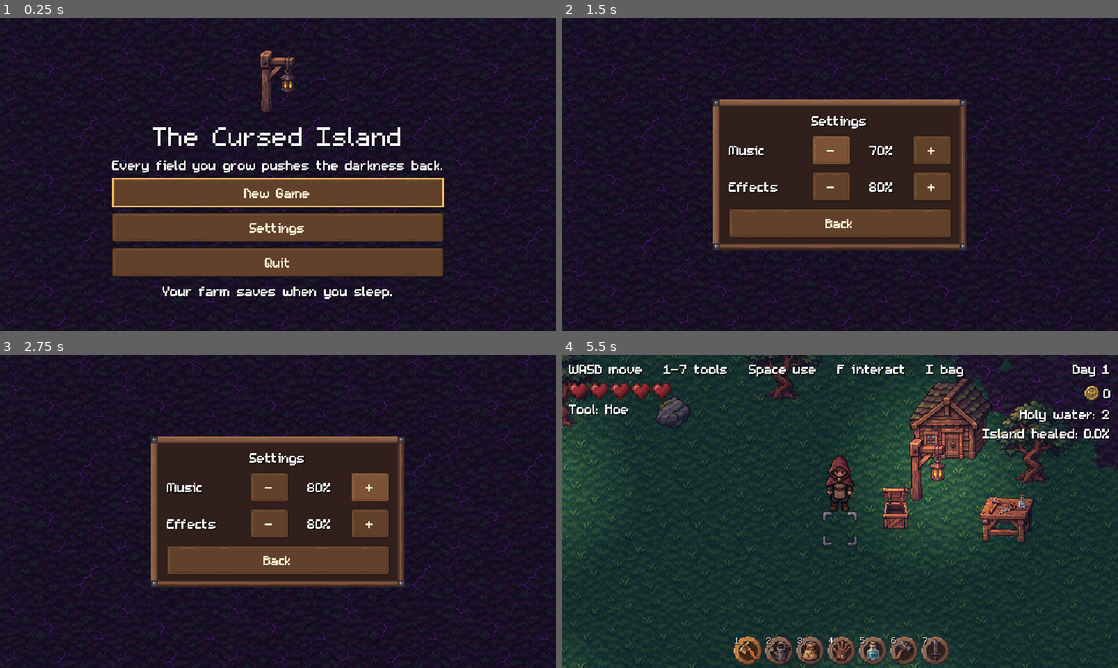
Above: before the commit, frames 1-4 (two rows, left to right).
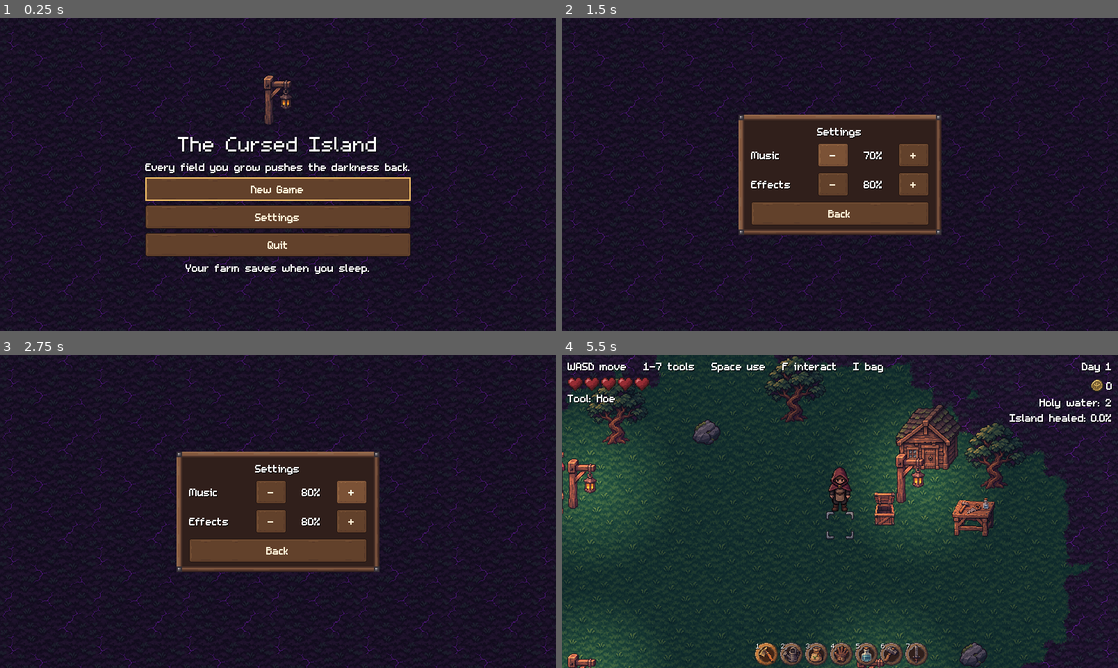
Above: after the commit, the same moments.

Repository: sudo0x/GameDevelopments
Game: Godot game, scene res://scenes/ui/title_screen.tscn
Two runs of this game, one before a commit and one after it. Both use one fixed random seed, a clock stepped at 60 frames per second and the inputs below.
Inputs:
- Up to frame 1 (0.25 s): no input
- Up to frame 2 (1.5 s): click "Settings" at 0.5 s; click "-" at 1.25 s
- Up to frame 3 (2.75 s): click "+" at 2 s
- Up to frame 4 (5.5 s): click "-" at 2.75 s; click "+" at 3.5 s; click "Back" at 4.25 s; click "New Game" at 5 s

The runs differ from the first frame. In frame 1, 18% of the frame differs, in the area x 0-100%, y 0-100%; in frame 2, 14%; in frame 3, 14%; in frame 4, 31%.

Commit message:
Fix phone findings 14, 15 and 17: full screen, joystick, menus
Fill any screen at a whole-number scale with a ScreenFit autoload, so
wide phones show more of the world instead of black bars. HUD and touch
controls now follow their screen edges.

The joystick starts where the thumb lands, and right-hand buttons move
in on wide screens. Menus stay centered unless they would cover Act.

Add the Android export preset and ETC2/ASTC textures, and ignore .idea.

Co-Authored-By: Claude Opus 5.5 <noreply@anthropic.com>

Diff:
--- a/project.godot
+++ b/project.godot
@@ -18,6 +18,7 @@
 
 GameState="*res://scripts/autoload/game_state.gd"
 Audio="*res://scripts/autoload/audio.gd"
+ScreenFit="*res://scripts/autoload/screen_fit.gd"
 
 [display]
 
@@ -129,5 +130,6 @@
 textures/canvas_textures/default_texture_filter=0
 renderer/rendering_method="gl_compatibility"
 renderer/rendering_method.mobile="gl_compatibility"
+textures/vram_compression/import_etc2_astc=true
+environment/defaults/default_clear_color=Color(0.07, 0.06, 0.09, 1)
 2d/snap/snap_2d_transforms_to_pixel=true
-environment/defaults/default_clear_color=Color(0.07, 0.06, 0.09, 1)
--- a/scenes/main/main.tscn
+++ b/scenes/main/main.tscn
@@ -130,17 +130,21 @@
 script = ExtResource("hearts_script")
 
 [node name="DayLabel" type="Label" parent="HUD" unique_id=2113731855]
-offset_left = 472.0
+anchor_left = 1.0
+anchor_right = 1.0
+offset_left = -168.0
 offset_top = 6.0
-offset_right = 632.0
+offset_right = -8.0
 offset_bottom = 30.0
 text = "Day 1"
 horizontal_alignment = 2
 
 [node name="MoneyRow" type="HBoxContainer" parent="HUD" unique_id=1460275318]
-offset_left = 472.0
+anchor_left = 1.0
+anchor_right = 1.0
+offset_left = -168.0
 offset_top = 32.0
-offset_right = 632.0
+offset_right = -8.0
 offset_bottom = 56.0
 alignment = 2
 
@@ -154,9 +158,11 @@
 text = "0"
 
 [node name="StatusLabel" type="Label" parent="HUD" unique_id=1137790264]
-offset_left = 432.0
+anchor_left = 1.0
+anchor_right = 1.0
+offset_left = -208.0
 offset_top = 58.0
-offset_right = 632.0
+offset_right = -8.0
 offset_bottom = 132.0
 horizontal_alignment = 2
 
@@ -168,17 +174,23 @@
 text = "Tool: Hoe"
 
 [node name="CropStatusLabel" type="Label" parent="HUD" unique_id=1450263987]
+anchor_top = 1.0
+anchor_right = 1.0
+anchor_bottom = 1.0
 offset_left = 40.0
-offset_top = 276.0
-offset_right = 600.0
-offset_bottom = 300.0
+offset_top = -84.0
+offset_right = -40.0
+offset_bottom = -60.0
 horizontal_alignment = 1
 
 [node name="NoticeLabel" type="Label" parent="HUD" unique_id=1697204518]
+anchor_top = 1.0
+anchor_right = 1.0
+anchor_bottom = 1.0
 offset_left = 40.0
-offset_top = 300.0
-offset_right = 600.0
-offset_bottom = 324.0
+offset_top = -60.0
+offset_right = -40.0
+offset_bottom = -36.0
 horizontal_alignment = 1
 
 [node name="KeyToolBar" type="Node2D" parent="HUD"]
@@ -191,10 +203,11 @@
 player_path = NodePath("../../World/Player")
 
 [node name="Joystick" type="VirtualJoystick" parent="HUD/TouchControls" unique_id=1782935406]
-offset_left = 2.0
-offset_top = 232.0
-offset_right = 130.0
+offset_top = 180.0
+offset_right = 190.0
 offset_bottom = 360.0
+joystick_mode = 1
+initial_offset_ratio = Vector2(0.505, 0.59)
 joystick_size = 84.0
 tip_size = 36.0
 deadzone_ratio = 0.1
@@ -228,7 +241,7 @@
 script = ExtResource("settings_script")
 
 [node name="Fade" type="ColorRect" parent="HUD" unique_id=1803823177]
-offset_right = 640.0
-offset_bottom = 360.0
+anchor_right = 1.0
+anchor_bottom = 1.0
 mouse_filter = 2
 color = Color(0, 0, 0, 0)
--- /dev/null
+++ b/scripts/autoload/screen_fit.gd
@@ -0,0 +1,20 @@
+extends Node
+## Fills any screen with sharp pixels. It picks the biggest whole-number scale that fits the
+## base size, then sizes the view to match the screen, so wider or taller screens show more of
+## the world instead of black bars. Godot's "expand" aspect can't do this: it widens the view for a
+## fractional scale, then the "integer" setting rounds that down and leaves bars. Windows smaller
+## than the base size stay at the base size, with bars.
+
+const BASE_SIZE := Vector2i(640, 360)
+
+
+func _ready() -> void:
+	get_window().size_changed.connect(_fit)
+	_fit()
+
+
+func _fit() -> void:
+	var window := get_window()
+	var fits := window.size / BASE_SIZE
+	var pixel_scale := maxi(mini(fits.x, fits.y), 1)
+	window.content_scale_size = (window.size / pixel_scale).max(BASE_SIZE)
--- a/scripts/ui/game_menu.gd
+++ b/scripts/ui/game_menu.gd
@@ -6,8 +6,8 @@
 ## Big enough for a thumb on a phone.
 const BUTTON_SIZE := Vector2(92, 36)
 const ICON_SIZE := Vector2(24, 24)
-## On touch screens menus sit left of center, to stay clear of the buttons that close them.
-const TOUCH_CENTER_X := 0.39
+## The gap kept between a menu and the Act button, which closes it on touch screens.
+const ACT_GAP := 4.0
 const HOLY_WATER_ICON := preload("res://assets/items/holy_water.png")
 const STRONG_WATER_ICON := preload("res://assets/items/strong_holy_water.png")
 
@@ -19,6 +19,7 @@
 
 func _ready() -> void:
 	GameState.inventory_changed.connect(_refresh)
+	resized.connect(_place)
 
 
 func _unhandled_input(event: InputEvent) -> void:
@@ -30,11 +31,9 @@
 
 func open() -> void:
 	$Margin/Box/Help.text = GameState.controls(keyboard_help, touch_help)
-	var center_x := TOUCH_CENTER_X if GameState.touch_mode else 0.5
-	anchor_left = center_x
-	anchor_right = center_x
 	show()
 	_refresh()
+	_place()
 	get_tree().paused = true
 	Audio.play(&"menu_open")
 	_focus_first_button()
@@ -44,6 +43,16 @@
 	hide()
 	get_tree().paused = false
 	Audio.play(&"menu_close")
+
+
+## Centered, unless that would cover the Act button: then only as far left as it takes.
+func _place() -> void:
+	var width := get_viewport_rect().size.x
+	var center := width / 2.0
+	if GameState.touch_mode:
+		center = minf(center, TouchControls.act_left(self) - ACT_GAP - size.x / 2.0)
+	anchor_left = center / width
+	anchor_right = anchor_left
 
 
 ## A fixed-size picture, so rows line up however big the art is.
--- a/scripts/ui/key_tool_bar.gd
+++ b/scripts/ui/key_tool_bar.gd
@@ -32,11 +32,17 @@
 		number.position = at + NUMBER_OFFSET
 		add_child(number)
 		_slots.append(slot)
+	get_viewport().size_changed.connect(_fit_screen)
+	_fit_screen()
 	player.tool_changed.connect(_show_selected)
 	# Touch controls emit this when they turn on or off.
 	GameState.inventory_changed.connect(_update_visible)
 	_show_selected()
 	_update_visible()
+
+
+func _fit_screen() -> void:
+	position = TouchControls.extra_space(self) * TouchControls.TOOL_BAR_ANCHOR
 
 
 func _unhandled_input(event: InputEvent) -> void:
--- a/scripts/ui/touch_controls.gd
+++ b/scripts/ui/touch_controls.gd
@@ -16,20 +16,30 @@
 const TOOL_SIZE := 34.0
 const TOOL_SPACING := 36.0
 const TOOL_COUNT := 7
-## Text, action, center, size. Buttons with no text show an icon: Bag, Act and pause have
-## their own, and Use shows the selected tool, so you can see what it will do.
+## The screen the positions below are written for. Wider phones show more of the world, and
+## each control keeps its distance from the edge it belongs to.
+const BASE_SIZE := Vector2(640, 360)
+const TOOL_BAR_ANCHOR := Vector2(0.5, 1)
+const JOYSTICK_ANCHOR := Vector2(0, 1)
+## Wide screens have room to keep the right-hand buttons away from the curved edge, and a thumb
+## reaches them better there. A 16:9 screen has no room to spare.
+const MAX_SIDE_INSET := 20.0
+## Where the Act button starts on the base screen.
+const ACT_LEFT := 501.0
+## Text, action, center, size, and the edge it follows. Buttons with no text show an icon: Bag,
+## Act and pause have their own, and Use shows the selected tool, so you can see what it will do.
 const BAG_ICON := preload("res://assets/ui/bag.png")
 const PAUSE_ICON := preload("res://assets/ui/pause_icon.png")
 ## Act (interact): "you can do something here", unlike any tool icon.
 const ACT_ICON := preload("res://assets/ui/act_icon.png")
 const ACTION_BUTTONS: Array[Array] = [
-	["", "use_tool", Vector2(596, 296), 68.0],
-	["", "interact", Vector2(526, 322), 50.0],
-	["", "inventory", Vector2(526, 262), 42.0],
-	["<", "seed_prev", Vector2(476, 300), 34.0],
-	[">", "seed_next", Vector2(476, 340), 34.0],
+	["", "use_tool", Vector2(596, 296), 68.0, Vector2.ONE],
+	["", "interact", Vector2(526, 322), 50.0, Vector2.ONE],
+	["", "inventory", Vector2(526, 262), 42.0, Vector2.ONE],
+	["<", "seed_prev", Vector2(476, 300), 34.0, Vector2.ONE],
+	[">", "seed_next", Vector2(476, 340), 34.0, Vector2.ONE],
 	# Pause: Esc's action, so the pause menu doesn't need to know about touch.
-	["", "ui_cancel", Vector2(320, 22), 34.0],
+	["", "ui_cancel", Vector2(320, 22), 34.0, Vector2(0.5, 0)],
 ]
 ## The only buttons left showing under an open menu: they're what close it.
 const SHOWN_UNDER_MENUS: Array[String] = ["use_tool", "interact", "inventory"]
@@ -42,6 +52,8 @@
 
 var _tool_buttons: Array[TouchScreenButton] = []
 var _use_icon: Sprite2D
+## Each control with its position on the base screen and the edge it follows.
+var _placed: Array[Dictionary] = []
 
 @onready var player: Player = get_node(player_path)
 @onready var tool_bar: Node2D = $ToolBar
@@ -54,9 +66,11 @@
 		var button := _add_button(tool_bar, "", "tool_%d" % (i + 1), at, TOOL_SIZE)
 		_add_icon(button, tool_icon(i))
 		_tool_buttons.append(button)
+		_follow_edge(button, TOOL_BAR_ANCHOR)
 	for entry in ACTION_BUTTONS:
 		var keep_showing: bool = SHOWN_UNDER_MENUS.has(entry[1])
 		var button := _add_button(self if keep_showing else tool_bar, entry[0], entry[1], entry[2], entry[3])
+		_follow_edge(button, entry[4])
 		if entry[1] == "inventory":
 			_add_icon(button, BAG_ICON)
 		elif entry[1] == "ui_cancel":
@@ -65,6 +79,9 @@
 			_add_icon(button, ACT_ICON)
 		elif entry[1] == "use_tool":
 			_use_icon = _add_icon(button, tool_icon(0))
+	_follow_edge($Joystick, JOYSTICK_ANCHOR)
+	get_viewport().size_changed.connect(_fit_screen)
+	_fit_screen()
 	player.tool_changed.connect(_show_selected_tool)
 	set_active(DisplayServer.is_touchscreen_available())
 
@@ -72,6 +89,34 @@
 func _process(_delta: float) -> void:
 	# Taps would go through an open menu to anything under it.
 	tool_bar.visible = not get_tree().paused
+
+
+## How much bigger this screen is than the base one.
+static func extra_space(item: CanvasItem) -> Vector2:
+	return item.get_viewport_rect().size - BASE_SIZE
+
+
+## How far the right-hand buttons sit in from their base spot.
+static func side_inset(item: CanvasItem) -> float:
+	return clampf(extra_space(item).x / 4.0, 0.0, MAX_SIDE_INSET)
+
+
+static func act_left(item: CanvasItem) -> float:
+	return ACT_LEFT + extra_space(item).x - side_inset(item)
+
+
+func _follow_edge(control: CanvasItem, anchor: Vector2) -> void:
+	_placed.append({"control": control, "at": control.position, "anchor": anchor})
+
+
+func _fit_screen() -> void:
+	var extra := extra_space(self)
+	var inset := side_inset(self)
+	for placed: Dictionary in _placed:
+		var at: Vector2 = placed["at"] + extra * placed["anchor"]
+		if placed["anchor"].x == 1.0:
+			at.x -= inset
+		placed["control"].position = at
 
 
 func set_active(value: bool) -> void:
--- a/tests/test_phone_ui.gd
+++ b/tests/test_phone_ui.gd
@@ -95,6 +95,7 @@
 		check("shop button fits a thumb", button.size.y >= 34.0)
 	check("the shop fits the screen", shop.get_global_rect().size.y <= 360.0 and shop.get_global_rect().position.y >= 0.0)
 	check("the shop leaves Act showing", shop.get_global_rect().end.x <= act_left)
+	check("the shop is centered when it fits", is_equal_approx(shop.get_global_rect().get_center().x, 320.0))
 	shop.close()
 	bag.open()
 	await process_frame
--- a/tests/test_touch.gd
+++ b/tests/test_touch.gd
@@ -108,6 +108,16 @@
 	await wait(10)
 	check("stops on release", player.global_position == from)
 	check("nothing left pressed", not Input.is_action_pressed("move_left") and not Input.is_action_pressed("move_right"))
+
+	# The stick starts where the thumb lands, so there's room to push left even near the edge.
+	check("the stick starts under the thumb", stick.joystick_mode == 1)
+	touch(Vector2(40, 300), 0, true)
+	await wait(2)
+	drag(Vector2(6, 300), 0)
+	await wait(2)
+	check("pushing left near the edge works", Input.is_action_pressed("move_left"))
+	touch(Vector2(6, 300), 0, false)
+	await wait(2)
 	touch(Vector2(320, 100), 0, true)
 	await wait(2)
 	check("a touch elsewhere isn't the stick", not Input.is_action_pressed("move_right"))
--- /dev/null
+++ b/tests/test_wide_screen.gd
@@ -0,0 +1,85 @@
+extends SceneTree
+## A phone wider than 16:9 must fill with no black bars, and every control must stay at its edge.
+const PHONE := Vector2i(2772, 1280)
+var fails := 0
+
+
+func check(name: String, ok: bool) -> void:
+	print(("PASS " if ok else "FAIL ") + name)
+	if not ok:
+		fails += 1
+
+
+func wait(frames: int) -> void:
+	for i in frames:
+		await physics_frame
+
+
+func tap(at: Vector2) -> void:
+	for pressed in [true, false]:
+		var e := InputEventScreenTouch.new()
+		e.index = 1
+		e.position = root.get_final_transform() * at
+		e.pressed = pressed
+		Input.parse_input_event(e)
+		Input.flush_buffered_events()
+		await wait(2)
+
+
+func _initialize() -> void:
+	_run()
+
+
+func _run() -> void:
+	var main: Node = load("res://scenes/main/main.tscn").instantiate()
+	root.add_child(main)
+	await process_frame
+	await wait(3)
+	var controls: Node2D = main.get_node("HUD/TouchControls")
+	var hud: Node = main.get_node("HUD")
+	var player: Node = main.get_node("World/Player")
+	var shop: Control = main.get_node("HUD/ShopMenu")
+	controls.set_active(true)
+
+	check("project keeps whole pixels", ProjectSettings.get_setting("display/window/stretch/scale_mode") == "integer")
+	var base: Vector2 = root.get_visible_rect().size
+	check("a 16:9 screen is unchanged", base == Vector2(640, 360))
+	var use_button: Node2D = controls.get_children().filter(
+		func(n: Node) -> bool: return n is TouchScreenButton and n.action == "use_tool")[0]
+	var use_at := use_button.position
+
+	root.size = PHONE
+	await wait(3)
+	var screen: Vector2 = root.get_visible_rect().size
+	print("phone screen ", screen)
+	check("the view grows instead of leaving bars", screen == Vector2(924, 426))
+	var extra: Vector2 = screen - base
+	check("Use follows the corner, moved in from the edge", use_button.position.is_equal_approx(use_at + extra - Vector2(20, 0)))
+	var stick: Control = controls.get_node("Joystick")
+	check("joystick is on the bottom edge", is_equal_approx(stick.get_global_rect().end.y, screen.y))
+	check("joystick stays on the left", stick.position.x == 0.0)
+	check("day stays in the top right", is_equal_approx(hud.get_node("DayLabel").get_global_rect().end.x, screen.x - 8.0))
+	check("status stays on the right", is_equal_approx(hud.get_node("StatusLabel").get_global_rect().end.x, screen.x - 8.0))
+	check("notices stay at the bottom", is_equal_approx(hud.get_node("NoticeLabel").get_global_rect().end.y, screen.y - 36.0))
+	check("the fade covers the screen", hud.get_node("Fade").get_global_rect().size.is_equal_approx(screen))
+
+	# Fingers have to land on the moved buttons, not where they were.
+	await tap(Vector2(214, 340) + Vector2(extra.x / 2.0 + 36.0, extra.y))
+	check("a moved tool button works", player.tool == 1)
+
+	shop.open()
+	await wait(2)
+	var act_left: float = 501.0 + extra.x - 20.0
+	check("a menu fits the wide screen", shop.get_global_rect().position.x >= 0.0 and shop.get_global_rect().end.x <= act_left)
+	check("a menu is centered when it fits", is_equal_approx(shop.get_global_rect().get_center().x, screen.x / 2.0))
+	shop.close()
+
+	# The computer's tool bar follows too, and goes back when the window does.
+	controls.set_active(false)
+	var keys: Node2D = hud.get_node("KeyToolBar")
+	check("the computer tool bar moves", keys.position.is_equal_approx(extra * Vector2(0.5, 1)))
+	root.size = Vector2i(1280, 720)
+	await wait(3)
+	check("back on 16:9 it's in place", keys.position.is_equal_approx(Vector2.ZERO))
+	print("FAILS: ", fails)
+	quit(1 if fails > 0 else 0)
Not shown, added: export_presets.cfg
Not shown, added: scripts/autoload/screen_fit.gd.uid
Not shown, changed: CLAUDE.md
Not shown, changed: docs/06_2026-11-04_build-notes.md
Not shown, changed: docs/16_2026-11-04_fixes-log.md
Not shown, changed: docs/17_2026-11-04_decisions-log.md
Not shown, changed: docs/19_2026-11-04_playtest.md
Not shown, changed: docs/20_2026-11-04_release.md
